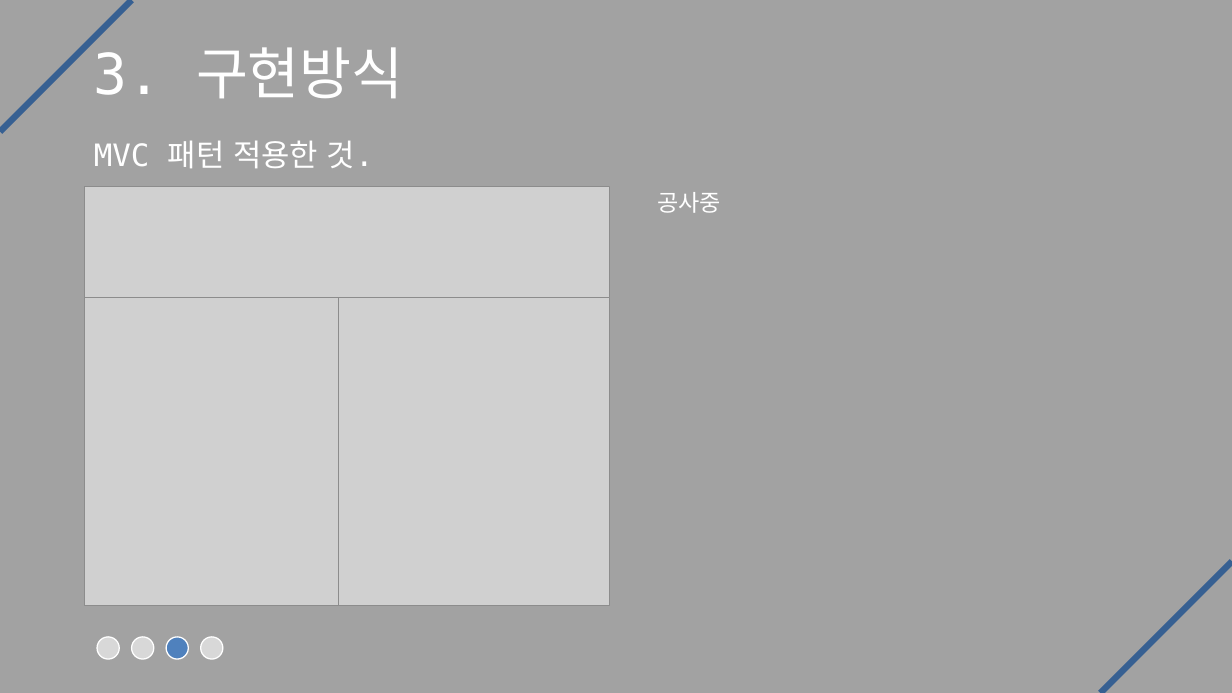
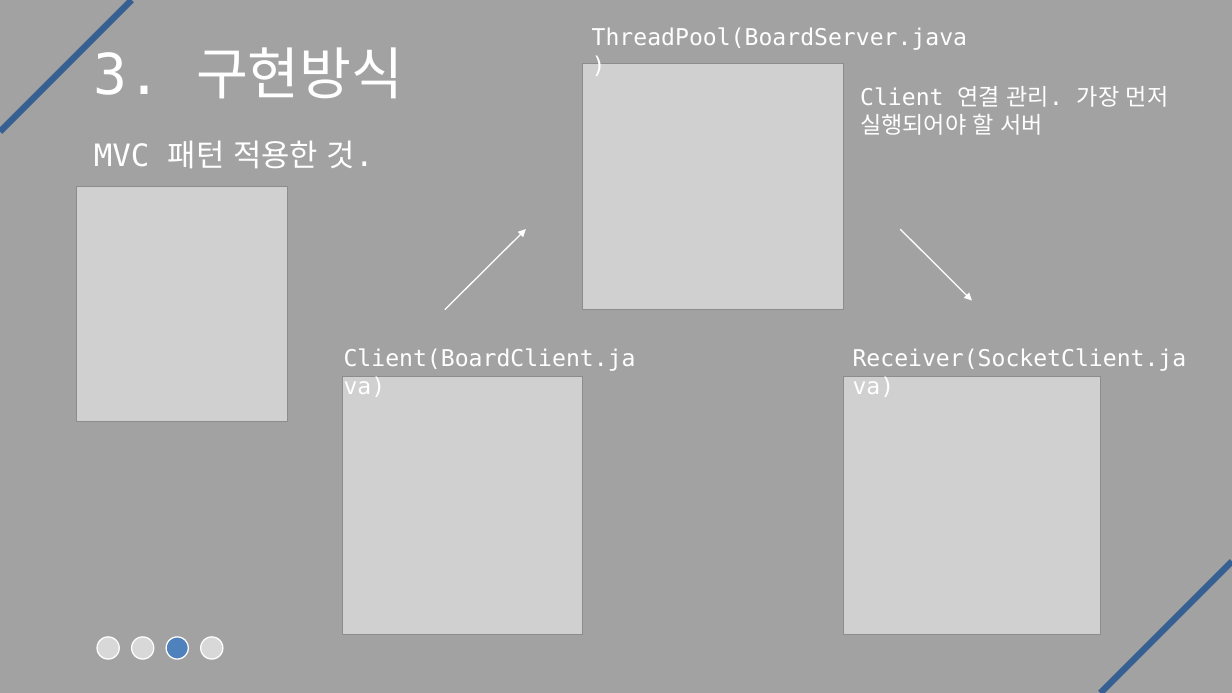
Before and after one commit to geoni4/summary, a slide deck: slide 14 of 프로젝트 발표자료 모음/자바 발표 자료/JAVA 네트워크 게시판 프로젝트.pptx. Drawn at 1232x693 pixels with LibreOffice and Linux fonts; fonts in the diff are those of the drawing; grey boxes stand for pictures. Boxes give left, top, right and bottom in pixels: in the first picture for what was removed or moved away, otherwise in the second. Text is boxed around its words. In the diff, an @@ line names an element or a change of style, - is before the commit and + after.

```diff
--- a/프로젝트 발표자료 모음/자바 발표 자료/JAVA 네트워크 게시판 프로젝트.pptx
+++ b/프로젝트 발표자료 모음/자바 발표 자료/JAVA 네트워크 게시판 프로젝트.pptx
@@ text added at (x1=592, y1=27, x2=967, y2=50), 18 pt, text #FFFFFF @@
+ThreadPool(BoardServer.java)
@@ picture added at (x1=583, y1=64, x2=844, y2=310) @@
@@ text added at (x1=860, y1=86, x2=1169, y2=135), 18 pt, text #FFFFFF @@
+Client 연결 관리. 가장 먼저 실행되어야 할 서버
@@ picture added at (x1=77, y1=187, x2=287, y2=421) @@
@@ picture removed at (x1=85, y1=187, x2=610, y2=298) @@
@@ text removed at (x1=657, y1=192, x2=721, y2=213) @@
-공사중
@@ arrow added from (445, 310) to (526, 229), #FFFFFF 1 pt @@
@@ arrow added from (900, 229) to (972, 300), #FFFFFF 1 pt @@
@@ picture removed at (x1=85, y1=298, x2=339, y2=605) @@
@@ text added at (x1=344, y1=348, x2=636, y2=371), 18 pt, text #FFFFFF @@
+Client(BoardClient.java)
@@ text added at (x1=853, y1=348, x2=1187, y2=371), 18 pt, text #FFFFFF @@
+Receiver(SocketClient.java)
@@ picture resized from (x1=338, y1=298, x2=610, y2=605) to (x1=342, y1=376, x2=582, y2=635) @@
@@ picture added at (x1=844, y1=376, x2=1101, y2=635) @@
```
Also in this commit, not shown: 2 other slides changed, 10 slides added, 11 other files.
